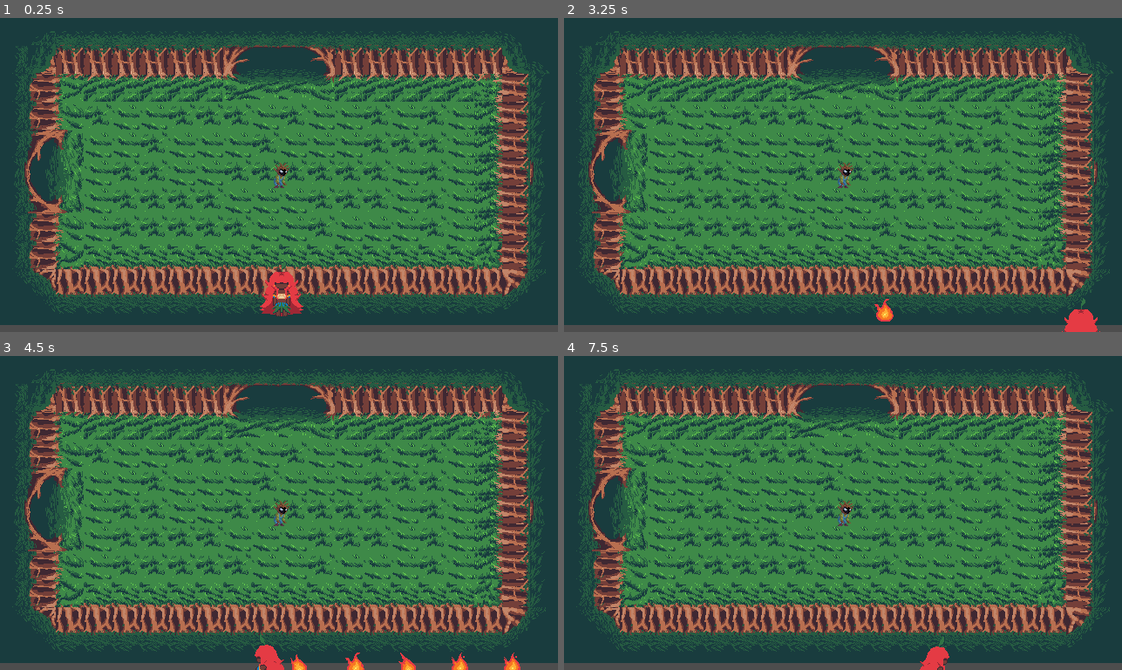
Above: before the commit, frames 1-4 (two rows, left to right).
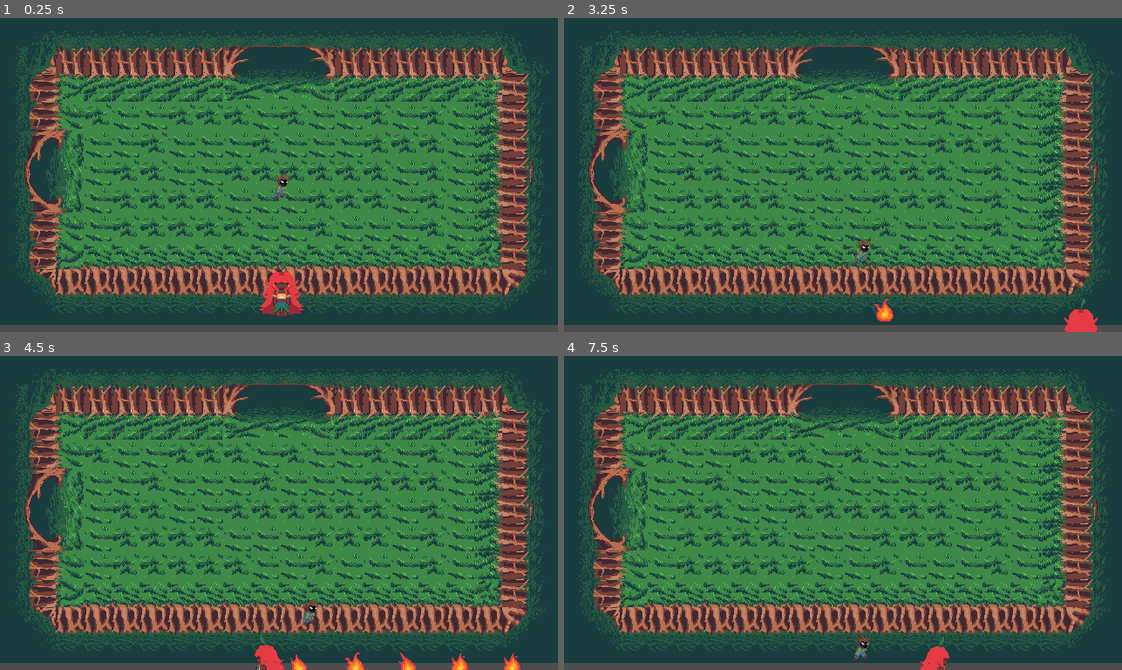
Above: after the commit, the same moments.

Repository: SamuelMTL/AmazonProject
Game: Godot game, scene res://scenes/Dungeons/dungeon.tscn
Same seed, same stepped clock (60 frames per second), same inputs: the game is played once before the commit and once after it. This scene is started directly instead of the project's main scene. Sound files missing from this copy of the repository are replaced by a short silence.
Inputs (mouse positions are in pixels of both pictures, inside the frame that each line leads up to):
- Up to frame 1 (0.25 s): no input
- Up to frame 2 (3.25 s): move the mouse to (965, 159) at 0.52 s; hold Right (ui_right) 0.53-1.28 s; tap one key every 0.75 s from 0.6 s: R (BoitataPower) Q (CurupiraPower) H (Habilidades) E (IaraPower); move the mouse to (731, 190) at 1.27 s; hold Down (ui_down) 1.28-2.03 s; move the mouse to (898, 105) at 2.02 s; hold Right (ui_right) 2.03-2.78 s; move the mouse to (815, 237) at 2.77 s; hold Up (ui_up) from 2.78 s (still down)
- Up to frame 3 (4.5 s): move the mouse to (446, 560) at 3.52 s; release Up (ui_up) at 3.53 s; hold Left (ui_left) from 3.53 s (still down); click (446, 560) at 3.6 s; move the mouse to (111, 465) at 4.27 s; tap 3 (equip_boleadeira) at 4.35 s
- Up to frame 4 (7.5 s): move the mouse to (870, 513) at 5.02 s; release Left (ui_left) at 5.03 s; hold Down (ui_down) 5.03-5.78 s; tap one key every 0.75 s from 5.1 s: 2 (equip_lanca) 1 (equip_tacape) 4 (equip_zarabatana) R (BoitataPower); move the mouse to (759, 434) at 5.77 s; hold Right (ui_right) 5.78-6.53 s; move the mouse to (965, 497) at 6.52 s; hold Up (ui_up) 6.53-7.28 s; move the mouse to (731, 528) at 7.27 s; hold Right (ui_right) from 7.28 s (still down)

The runs differ from the first frame. In frame 1, 0.2% of the frame differs, in the area x 49-53%, y 46-58%; in frame 2, 0.3%, in the area x 49-56%, y 46-79%; in frame 3, 0.3%; in frame 4, 0.3%.
Error before the commit: Invalid access to property or key 'animacoes' on a base object of type 'Dictionary'. (res://inimigoteste.gd:61)

Commit message:
Update inimigoteste.gd

Diff:
--- a/amazonproject/inimigoteste.gd
+++ b/amazonproject/inimigoteste.gd
@@ -4,10 +4,16 @@
 @export var max_health: int = 100
 var current_health: int = max_health
 
+@export var move_speed: float = 50.0
+@export var detection_radius: float = 200.0
+
+@export var stop_distance: float = 20.0
+
 var knockback_velocity: Vector2 = Vector2.ZERO
 var knockback_time: float = 0.0
 
 @onready var sprites = $Sprite2D
+@onready var player = get_tree().get_first_node_in_group("Player")
 
 var inimigos = {
 		"espantalho": {
@@ -42,6 +48,18 @@
 	if knockback_time > 0:
 		position += knockback_velocity * delta
 		knockback_time -= delta
+		return
+
+	if player and is_instance_valid(player):
+		var distance = position.distance_to(player.position)
+
+		if distance <= detection_radius and distance > stop_distance:
+			var direction = (player.position - position).normalized()
+			velocity = direction * move_speed
+		else:
+			velocity = Vector2.ZERO
+
+		move_and_slide()
 
 func apply_knockback(direction: Vector2, force: float):
 	knockback_velocity = direction.normalized() * force
@@ -58,4 +76,4 @@
 	Global.enemy_counter -= 1
 
 func choose_sprite(enemy: String):
-	sprites.play(inimigos["animacoes"]["walk"])
+	sprites.play(inimigos[enemy]["animacoes"]["walk"]["right"])
